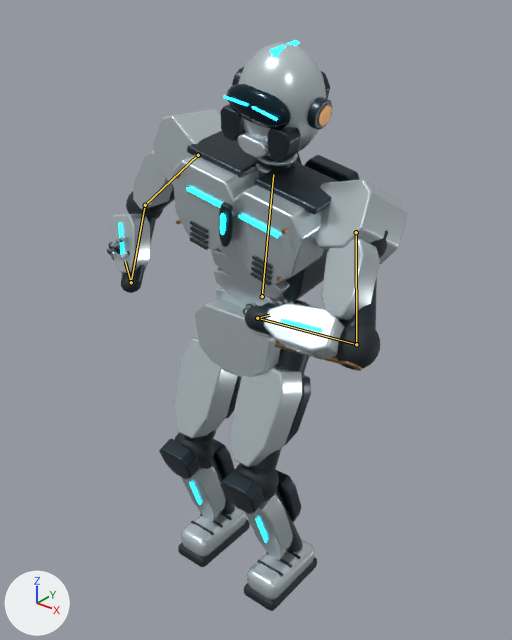
The glTF model assets/models/robot-player.glb, before and after one commit.
One viewpoint serves both versions: a 50 mm lens placed at (1.198, -1.504, 1.862), pointed at (0.011, -0.021, 0.943). Every picture has the same lights, and +X, +Y and +Z are marked at lower left. The older version comes first. Both versions are drawn at frame 1 of the action 'Serve'; the numbers are the values there. The bones that change are drawn over the model as lines.

In view in the first picture: 'FootL_native_batch', 'FootR_native_batch', 'ForearmL_native_batch', 'ForearmR_bearing', 'ForearmR_native_batch', 'HandL_native_batch', 'HandR_native_batch', 'Head_native_batch', 'Pelvis_native_batch', 'ShinL_native_batch', 'ShinR_native_batch', 'ThighL_native_batch', 'ThighR_native_batch', 'Torso_native_batch', 'UpperArmL_native_batch', 'UpperArmR_native_batch'.
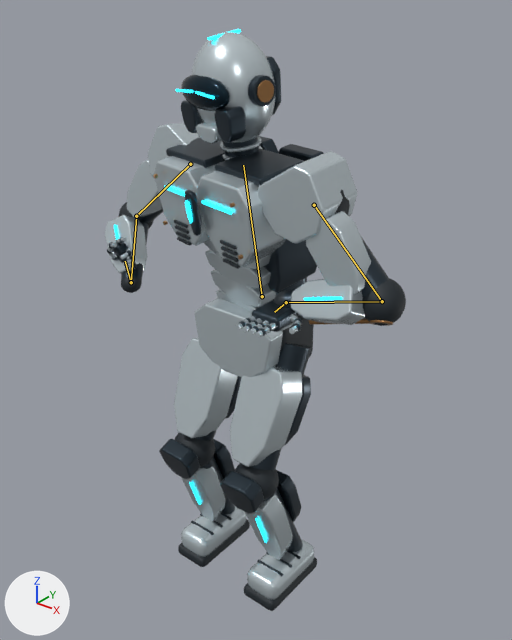
Edits to the bpy script that builds the scene:
```text
Change bone_torso_joint:
    where bone_torso_joint = bpy.data.objects['RobotPlayer'].pose.bones['Torso_joint']  # child of 'Pelvis_joint'
    bone_torso_joint.rotation_quaternion: (0.991, 0.079, -0.009, -0.109) -> (0.991, 0.079, -0.109, 0.009)  # degrees (9, 0, -13) -> degrees (9, -13, 0)
Change bone_upperarmr_joint:
    where bone_upperarmr_joint = bpy.data.objects['RobotPlayer'].pose.bones['UpperArmR_joint']  # child of 'Torso_joint'
    bone_upperarmr_joint.rotation_quaternion: (0.976, -0.014, 0.041, 0.216) -> (0.943, -0.097, -0.054, 0.315)  # degrees (-1, 5, 25) -> degrees (-13, -2, 37)
Change bone_forearmr_joint:
    where bone_forearmr_joint = bpy.data.objects['RobotPlayer'].pose.bones['ForearmR_joint']  # child of 'UpperArmR_joint'
    bone_forearmr_joint.rotation_quaternion: (0.906, -0.128, 0.104, -0.391) -> (0.828, -0.207, 0.145, -0.5)  # degrees (-18, 5, -48) -> degrees (-29, 2, -63)
Change bone_handr_joint:
    where bone_handr_joint = bpy.data.objects['RobotPlayer'].pose.bones['HandR_joint']  # child of 'ForearmR_joint'
    bone_handr_joint.rotation_quaternion: (0.213, -0.962, -0.028, 0.167) -> (0.29, -0.909, -0.211, 0.214)  # degrees (-154, 18, 8) -> degrees (-140, 16, 32)
Change bone_upperarml_joint:
    where bone_upperarml_joint = bpy.data.objects['RobotPlayer'].pose.bones['UpperArmL_joint']  # child of 'Torso_joint'
    bone_upperarml_joint.rotation_quaternion: (0.916, -0.272, 0.001, -0.296) -> (-0.953, -0.077, 0.135, 0.259)  # degrees (-30, -9, -33) -> degrees (13, -13, -32)
Change bone_forearml_joint:
    where bone_forearml_joint = bpy.data.objects['RobotPlayer'].pose.bones['ForearmL_joint']  # child of 'UpperArmL_joint'
    bone_forearml_joint.rotation_quaternion: (0.67, -0.18, -0.257, 0.673) -> (0.582, -0.25, -0.08, 0.77)  # degrees (-36, -6, 92) -> degrees (-26, 17, 102)
Change bone_handl_joint:
    where bone_handl_joint = bpy.data.objects['RobotPlayer'].pose.bones['HandL_joint']  # child of 'ForearmL_joint'
    bone_handl_joint.rotation_quaternion: (0.282, 0.684, -0.532, -0.411) -> (0.278, -0.537, -0.736, 0.304)  # degrees (121, 15, -84) -> degrees (-132, -5, 106)
```

Pixel boxes (x1, y1, x2, y2) of what changed, in the pictures (512 x 640 px):
'Torso_native_batch', posed (9% narrower)
    before: (172, 131, 360, 308)
    after: (153, 136, 324, 313)
'Head_native_batch', posed (6% narrower)
    before: (220, 40, 332, 177)
    after: (176, 29, 281, 160)
'UpperArmL_native_batch', posed (40% wider)
    before: (314, 180, 407, 330)
    after: (258, 151, 389, 297)
'ForearmL_native_batch', posed (29% shorter)
    before: (254, 303, 380, 371)
    after: (283, 278, 406, 326)
'UpperArmR_native_batch', posed
    before: (133, 109, 222, 212)
    after: (127, 123, 199, 223)
'ForearmR_native_batch', posed
    before: (110, 213, 156, 282)
    after: (105, 215, 149, 281)
'HandL_native_batch', posed
    before: (243, 299, 300, 338)
    after: (235, 290, 302, 338)
'ForearmR_bearing', posed (7% shorter)
    before: (126, 191, 163, 219)
    after: (119, 202, 154, 228)
bone 'Torso_joint', root to tip
    before: (262, 296) to (273, 174)
    after: (262, 296) to (243, 165)
bone 'UpperArmR_joint', root to tip
    before: (198, 155) to (145, 205)
    after: (190, 164) to (136, 216)
bone 'ForearmR_joint', root to tip
    before: (145, 205) to (131, 282)
    after: (136, 216) to (131, 282)
bone 'UpperArmL_joint', root to tip
    before: (356, 232) to (356, 344)
    after: (314, 205) to (382, 301)
bone 'ForearmL_joint', root to tip
    before: (356, 344) to (257, 318)
    after: (382, 301) to (286, 302)
bone 'HandL_joint', root to tip
    before: (257, 318) to (269, 315)
    after: (286, 302) to (274, 312)
